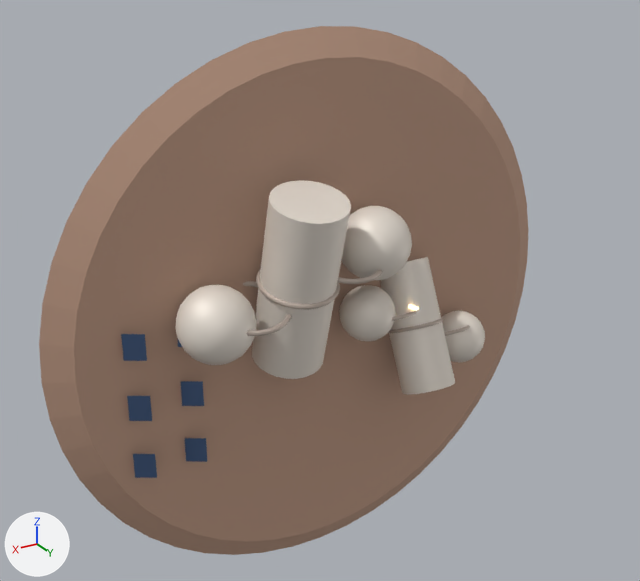
An edit to the glTF model public/models/marsbase.glb, drawn before and after from the same camera.
Rendered twice from a 50 mm camera at (0.826, 1.376, 0.737) aimed at (-0.009, -0.015, 0.042). Lighting does not change. The marker at lower left points along +X, +Y and +Z. The older version comes first. Vertices at exactly the same position are counted once.
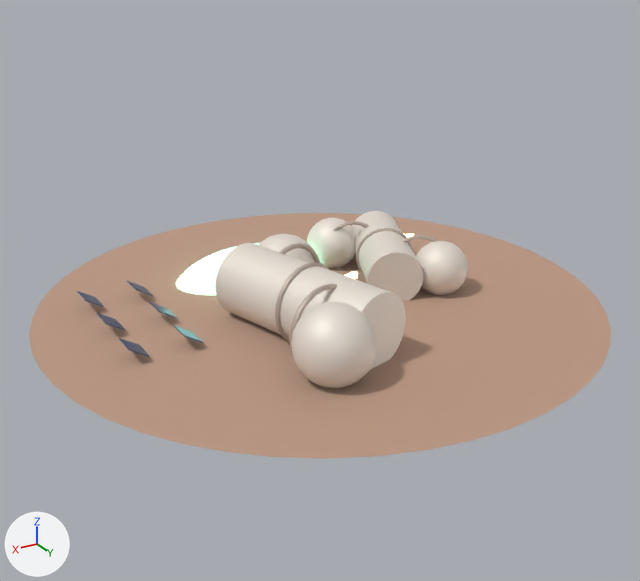
Where the change shows, as pixel boxes (x1, y1, x2, y2) in the pictures (640 x 581 px; the box of a moved part takes in the faces that stretch with it):
'pad', moved, turned
    before: (39, 26, 528, 555)
    after: (29, 213, 611, 459)
'hab-a', moved, turned
    before: (252, 180, 351, 379)
    after: (215, 243, 406, 370)
'hab-b', moved, turned
    before: (381, 257, 455, 395)
    after: (352, 211, 423, 301)
'Sphere', moved
    before: (342, 206, 412, 280)
    after: (259, 234, 315, 263)
'Cube.007', moved, turned, rescaled
    before: (133, 454, 157, 478)
    after: (77, 291, 104, 307)
'Cube.005', turned, rescaled
    before: (121, 334, 147, 361)
    after: (119, 338, 149, 357)
'Cube.004', moved, turned, rescaled
    before: (185, 438, 207, 462)
    after: (127, 281, 154, 296)
part 1 of me_sphere_004, moved or reshaped (not visible before)
    after: (178, 255, 227, 295)

What changed in the scene script:
```text
Change me_sphere_004:
    used by ob_greenhouse; location = (0.05, 0.0, -0.2); scale = (1.7, 0.8, 1.0)
    remove me_sphere_004.from_pydata(...)  # 227 vertices, 450 faces; spans x -0.105..0.105, y -0.105..0.0, z -0.105..0.105
    add me_sphere_004.from_pydata(...)  # 225 vertices, 446 faces; spans x -0.105..0.105, y -0.105..0.105, z 0.0..0.105
    me_sphere_004 part 1
    105 vertices are removed from x -0.1..0.103, y -0.103..0.0, z -0.105..-0.02
    239 faces are deleted
    1 vertex moves from x -0.103, y 0.0, z -0.02 to x -0.1, y 0.023, z 0.02
    103 vertices are added at x -0.102..0.102, y 0.005..0.105, z 0.0..0.103
    235 new faces join them
Change ob_pad:
    ob_pad.rotation_euler: (1.571, 0.0, 0.0) -> (0.0, 0.0, 0.0)  # degrees (90, 0, 0) -> degrees (0, 0, 0)
    ob_pad.location: (0.0, 0.014, 0.0) -> (0.0, 0.0, 0.014)
Change ob_hab_a:
    ob_hab_a.location: (0.1, 0.09, 0.12) -> (0.1, 0.12, 0.09)
    ob_hab_a.rotation_euler: (0.0, 0.262, 1.571) -> (1.571, 0.0, 0.262)  # degrees (0, 15, 90) -> degrees (90, 0, 15)
Change ob_sphere:
    ob_sphere.location: (-0.064, 0.09, 0.164) -> (0.056, -0.044, 0.09)
Change ob_hab_b:
    ob_hab_b.location: (-0.18, 0.075, -0.04) -> (-0.18, -0.04, 0.075)
    ob_hab_b.rotation_euler: (0.0, -0.436, 1.571) -> (1.571, 0.0, -0.436)  # degrees (0, -25, 90) -> degrees (90, 0, -25)
Change ob_cube_004:
    ob_cube_004.location: (0.3, 0.05, -0.19) -> (0.3, -0.19, 0.05)
    ob_cube_004.rotation_euler: (0.0, 0.0, -0.559) -> (0.0, -0.559, 0.0)  # degrees (0, 0, -32) -> degrees (0, -32, 0)
    ob_cube_004.scale: (0.04, 0.002, 0.05) -> (0.04, 0.05, 0.002)
Change ob_cube_005:
    ob_cube_005.rotation_euler: (0.0, 0.0, -0.559) -> (0.0, -0.559, 0.0)  # degrees (0, 0, -32) -> degrees (0, -32, 0)
    ob_cube_005.scale: (0.04, 0.002, 0.05) -> (0.04, 0.05, 0.002)
Change ob_cube_007:
    ob_cube_007.location: (0.4, 0.05, -0.19) -> (0.4, -0.19, 0.05)
    ob_cube_007.rotation_euler: (0.0, 0.0, -0.559) -> (0.0, -0.559, 0.0)  # degrees (0, 0, -32) -> degrees (0, -32, 0)
    ob_cube_007.scale: (0.04, 0.002, 0.05) -> (0.04, 0.05, 0.002)
```
